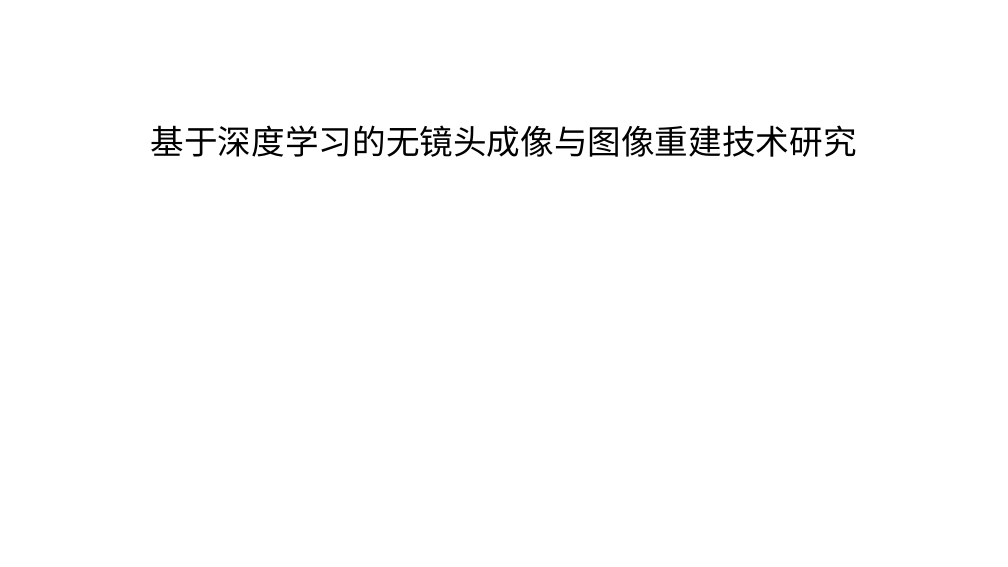
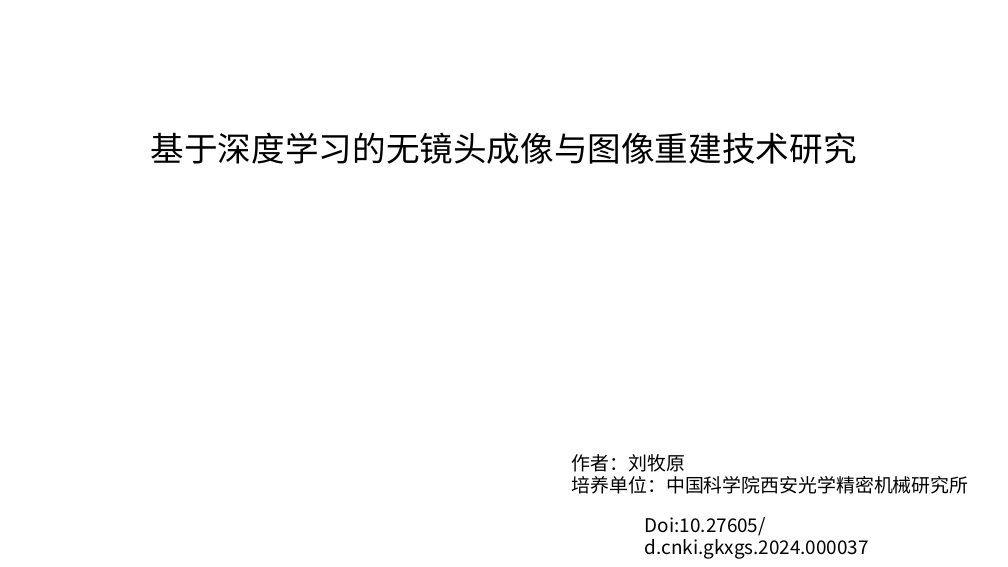
Before and after one commit to saltyfish-orz/group_meeting, a slide deck: slide 1 of 2025.12.22/2025.12.22.pptx. Drawn at 1008x567 pixels with LibreOffice and Linux fonts; fonts in the diff are those of the drawing. Boxes give left, top, right and bottom in pixels: in the first picture for what was removed or moved away, otherwise in the second. Text is boxed around its words. In the diff, an @@ line names an element or a change of style, - is before the commit and + after.

```diff
--- a/2025.12.22/2025.12.22.pptx
+++ b/2025.12.22/2025.12.22.pptx
@@ title "基于深度学习的无镜头成像与图像重建技术研究": place and size @@
-title "基于深度学习的无镜头成像与图像重建技术研究" at bbox=[151, 125, 857, 157]
+title "基于深度学习的无镜头成像与图像重建技术研究" at bbox=[151, 132, 857, 164]
@@ text added at bbox=[572, 454, 969, 494], 18 pt, text #000000 @@
+作者：刘牧原
+培养单位：中国科学院西安光学精密机械研究所
@@ text added at bbox=[645, 517, 869, 559], 18 pt, text #000000 @@
+Doi:10.27605/d.cnki.gkxgs.2024.000037
```
Also in this commit, not shown: 5 other slides changed, 8 slides added, 4 slides removed.
